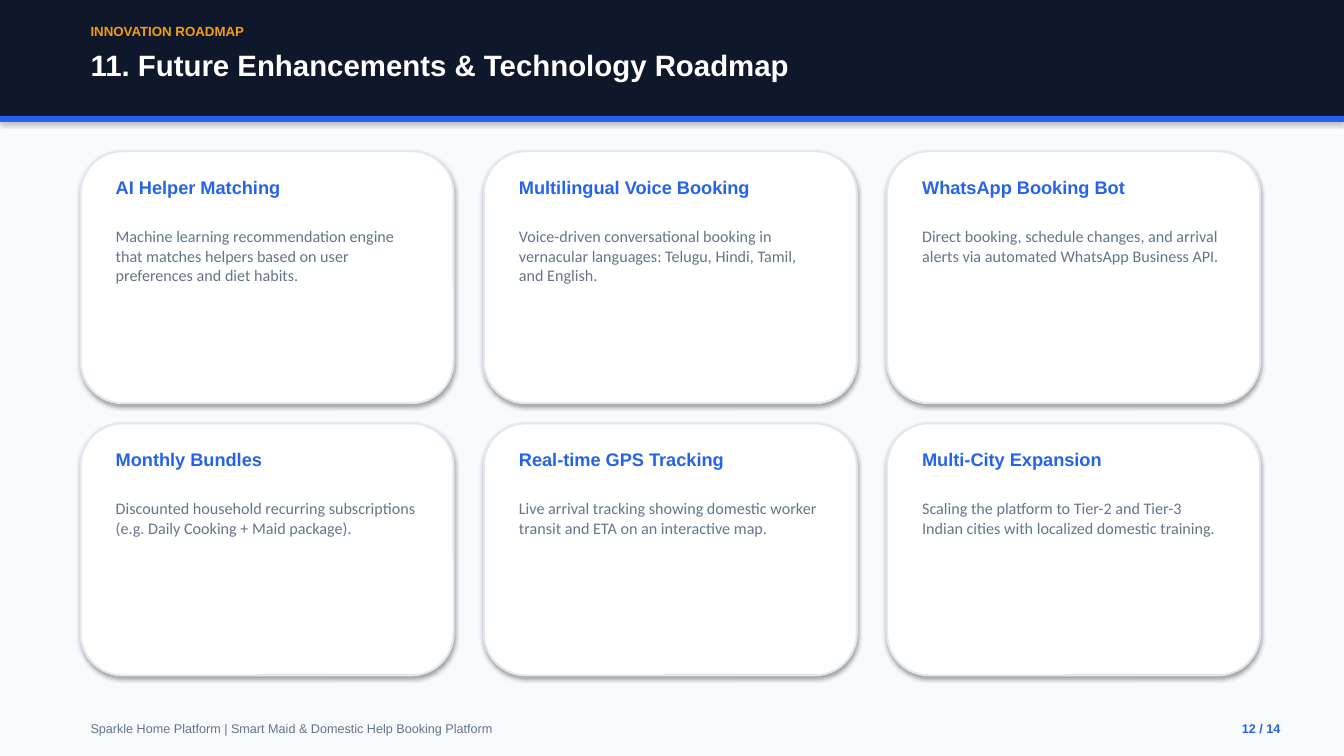
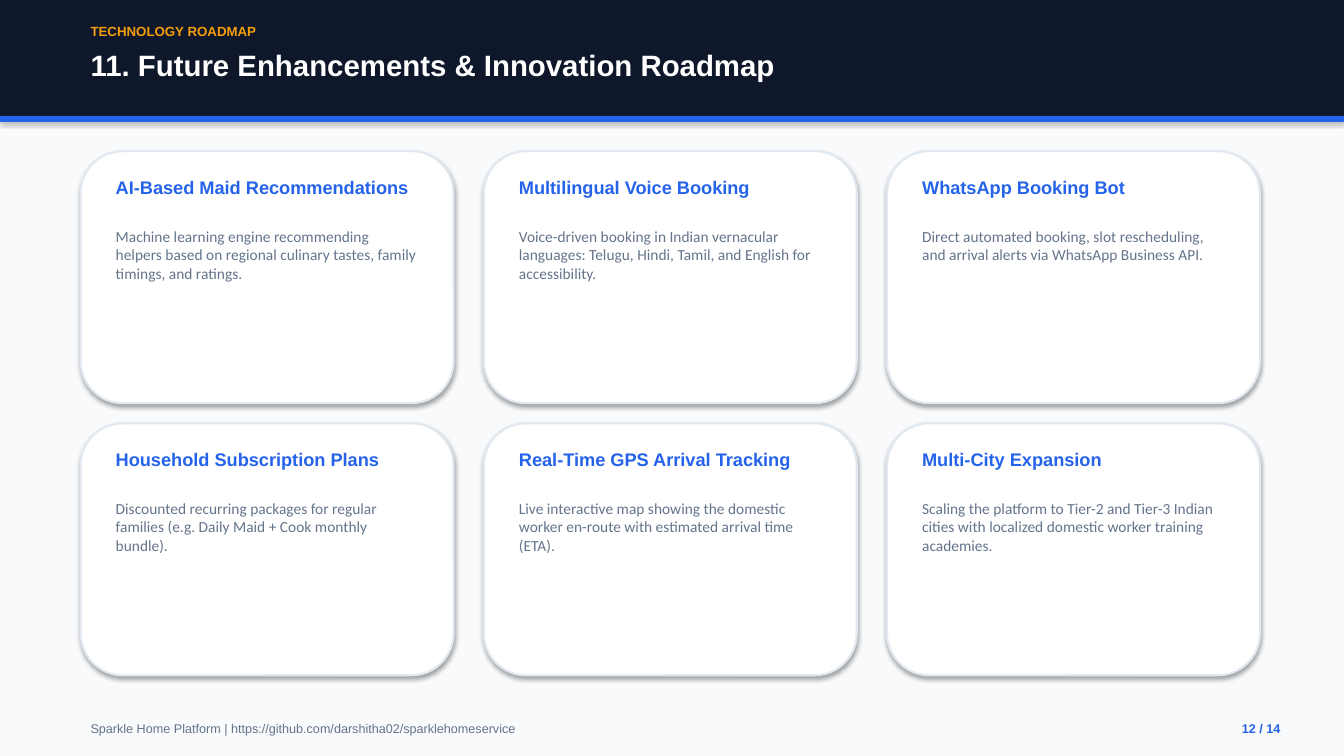
Before and after one commit to darshitha02/sparklehomeservice, a slide deck: slide 12 of SparkleHome_Domestic_Services_Presentation.pptx. Drawn at 1344x756 pixels with LibreOffice and Linux fonts; fonts in the diff are those of the drawing. Boxes give left, top, right and bottom in pixels: in the first picture for what was removed or moved away, otherwise in the second. Text is boxed around its words. In the diff, an @@ line names an element or a change of style, - is before the commit and + after.

```diff
--- a/SparkleHome_Domestic_Services_Presentation.pptx
+++ b/SparkleHome_Domestic_Services_Presentation.pptx
@@ text at (91, 26, 257, 36): text changed @@
-INNOVATION ROADMAP
+TECHNOLOGY ROADMAP
@@ text at (91, 54, 775, 82): text changed @@
-11. Future Enhancements & Technology Roadmap
+11. Future Enhancements & Innovation Roadmap
@@ text at (116, 180, 408, 194): text changed @@
-AI Helper Matching
+AI-Based Maid Recommendations
@@ text at (116, 231, 416, 282): text changed; size 11.5 to 11 pt @@
-Machine learning recommendation engine that matches helpers based on user preferences and diet habits.
+Machine learning engine recommending helpers based on regional culinary tastes, family timings, and ratings.
@@ text at (519, 231, 811, 282): text changed; size 11.5 to 11 pt @@
-Voice-driven conversational booking in vernacular languages: Telugu, Hindi, Tamil, and English.
+Voice-driven booking in Indian vernacular languages: Telugu, Hindi, Tamil, and English for accessibility.
@@ text at (922, 231, 1204, 263): text changed; size 11.5 to 11 pt @@
-Direct booking, schedule changes, and arrival alerts via automated WhatsApp Business API.
+Direct automated booking, slot rescheduling, and arrival alerts via WhatsApp Business API.
@@ text at (116, 452, 379, 470): text changed @@
-Monthly Bundles
+Household Subscription Plans
@@ text at (519, 452, 791, 470): text changed @@
-Real-time GPS Tracking
+Real-Time GPS Arrival Tracking
@@ text at (116, 503, 376, 553): text changed; size 11.5 to 11 pt @@
-Discounted household recurring subscriptions (e.g. Daily Cooking + Maid package).
+Discounted recurring packages for regular families (e.g. Daily Maid + Cook monthly bundle).
@@ text at (519, 503, 794, 553): text changed; size 11.5 to 11 pt @@
-Live arrival tracking showing domestic worker transit and ETA on an interactive map.
+Live interactive map showing the domestic worker en-route with estimated arrival time (ETA).
@@ text at (922, 503, 1213, 551): text changed; size 11.5 to 11 pt @@
-Scaling the platform to Tier-2 and Tier-3 Indian cities with localized domestic training.
+Scaling the platform to Tier-2 and Tier-3 Indian cities with localized domestic worker training academies.
@@ text at (91, 724, 515, 736): text changed @@
-Sparkle Home Platform | Smart Maid & Domestic Help Booking Platform
+Sparkle Home Platform | https://github.com/darshitha02/sparklehomeservice
```
Also in this commit, not shown: 13 other slides changed, 3 other files.
